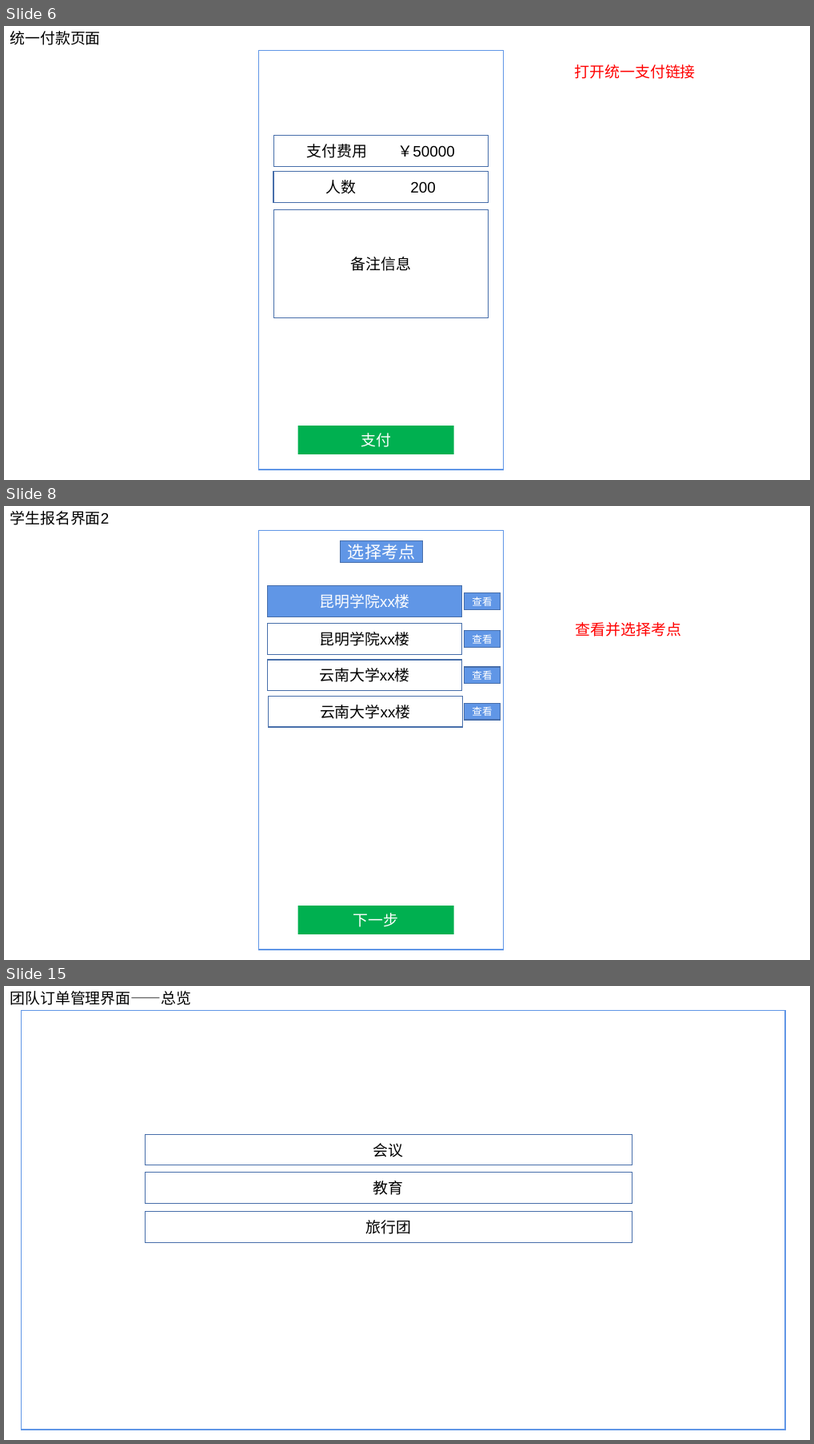
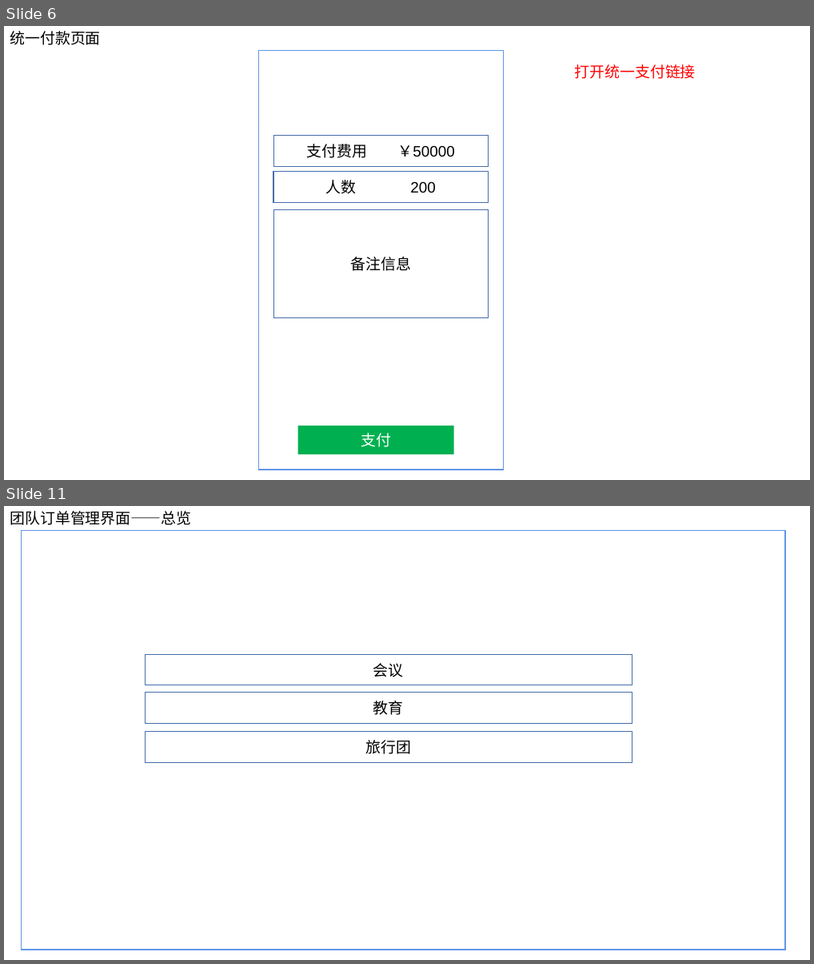
Before and after one commit to ISheenSomeOne/eTeam, a slide deck: eTeam需求界面1.pptx. Shown one above the other, each under a label of ours: slides 6, 8 and 15 before the commit, slides 6 and 11 after it; the slides between them are not shown. The pictures are 814x1444 and 814x964 pixels, drawn with LibreOffice and Linux fonts; fonts in the diff are those of the drawing. Boxes give left, top, right and bottom in pixels: in the first picture for what was removed or moved away, otherwise in the second. Text is boxed around its words. In the diff, an @@ line names an element or a change of style, - is before the commit and + after.

```diff
--- a/eTeam需求界面1.pptx
+++ b/eTeam需求界面1.pptx
@@ slide 8 removed at (x1=4, y1=506, x2=810, y2=960), background #FFFFFF @@
@@ text removed at (x1=10, y1=511, x2=109, y2=525) @@
-学生报名界面2
@@ rectangle removed at (x1=258, y1=530, x2=504, y2=949) @@
@@ rectangle removed at (x1=341, y1=541, x2=423, y2=562) @@
-选择考点
@@ rectangle removed at (x1=268, y1=586, x2=462, y2=616) @@
-昆明学院xx楼
@@ rectangle removed at (x1=465, y1=593, x2=501, y2=610) @@
-查看
@@ rectangle removed at (x1=268, y1=624, x2=462, y2=654) @@
-昆明学院xx楼
@@ text removed at (x1=576, y1=622, x2=682, y2=636) @@
-查看并选择考点
@@ rectangle removed at (x1=465, y1=631, x2=501, y2=648) @@
-查看
@@ rectangle removed at (x1=268, y1=660, x2=462, y2=691) @@
-云南大学xx楼
@@ rectangle removed at (x1=465, y1=667, x2=501, y2=684) @@
-查看
@@ rectangle removed at (x1=268, y1=696, x2=462, y2=727) @@
-云南大学xx楼
@@ rectangle removed at (x1=465, y1=704, x2=501, y2=720) @@
-查看
@@ rectangle removed at (x1=298, y1=905, x2=454, y2=934) @@
-下一步
@@ what was slide 15 is now slide 11 @@
```
Also in this commit, not shown: 6 slides changed, 3 other slides removed, 2 other files.
